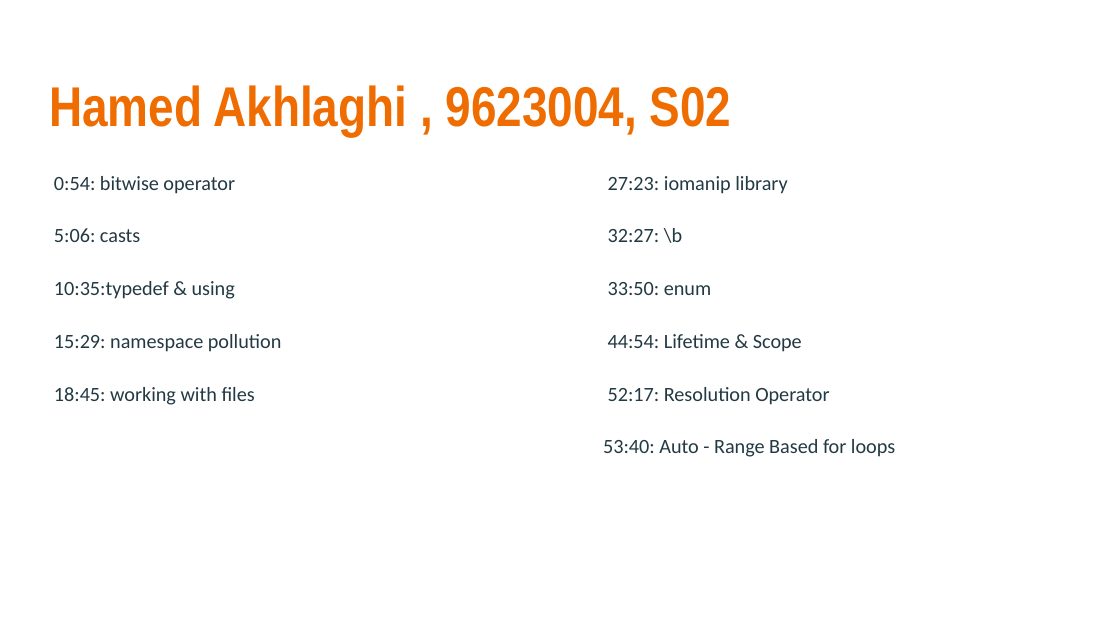
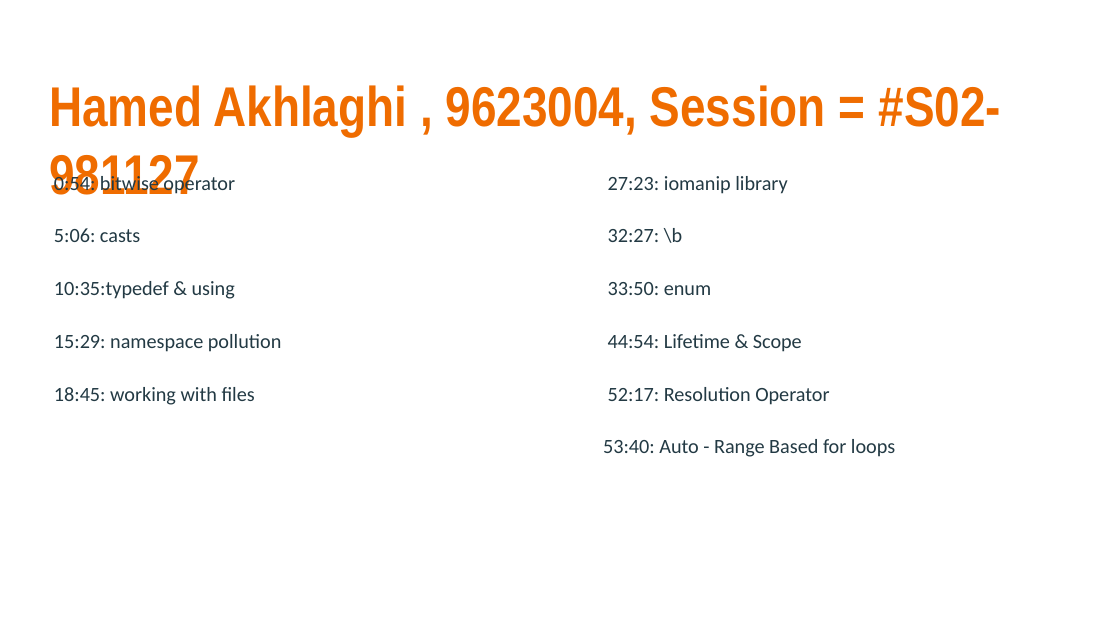
Before and after one commit to EE-AUT/Media-player, a slide deck: slide 3 of Tags/AP.pptx. Drawn at 1120x630 pixels with LibreOffice and Linux fonts; fonts in the diff are those of the drawing. Boxes give left, top, right and bottom in pixels: in the first picture for what was removed or moved away, otherwise in the second. Text is boxed around its words. In the diff, an @@ line names an element or a change of style, - is before the commit and + after.

```diff
--- a/Tags/AP.pptx
+++ b/Tags/AP.pptx
@@ text at bbox=[49, 85, 1001, 195]: text changed @@
-Hamed Akhlaghi , 9623004, S02
+Hamed Akhlaghi , 9623004, Session = #S02-981127
```
Also in this commit, not shown: 19 other slides changed, 27 other files.
